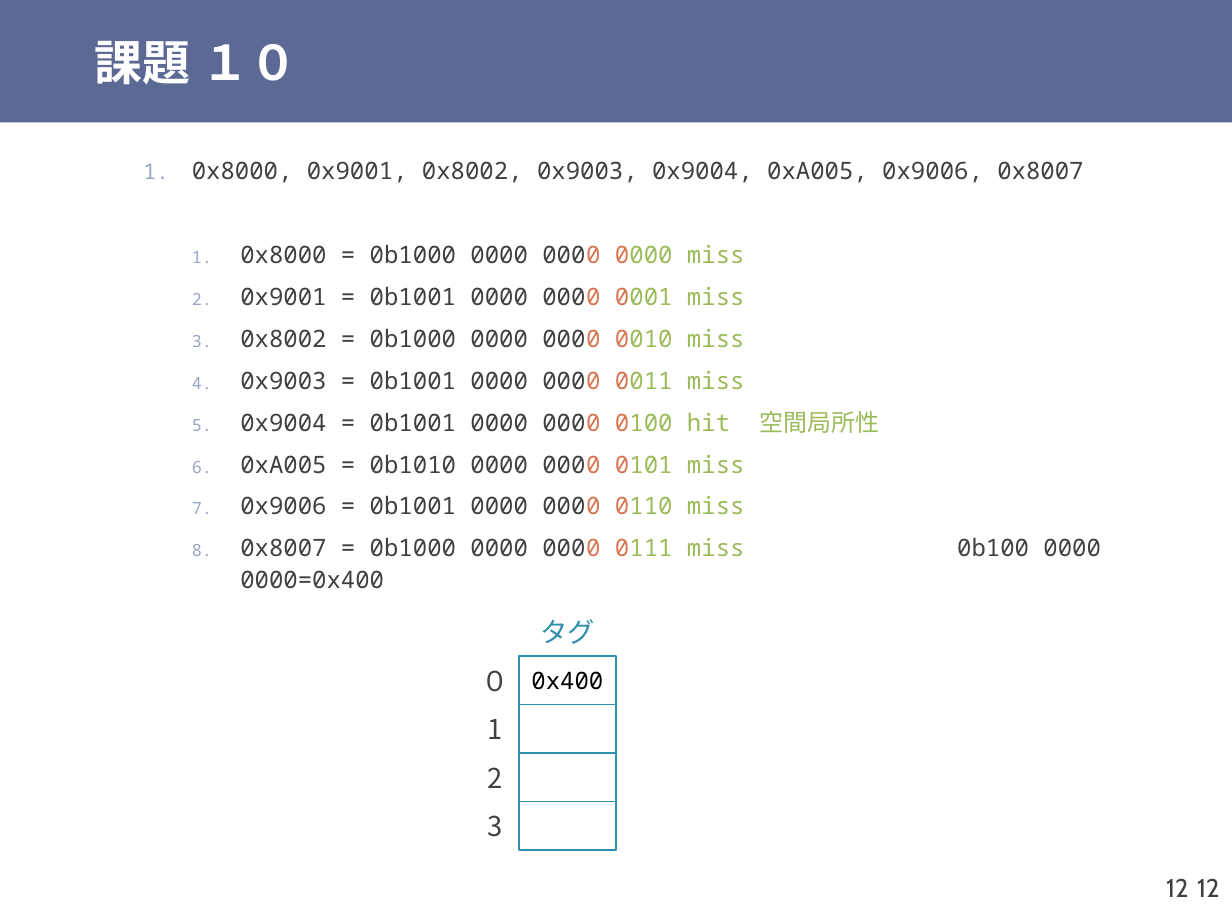
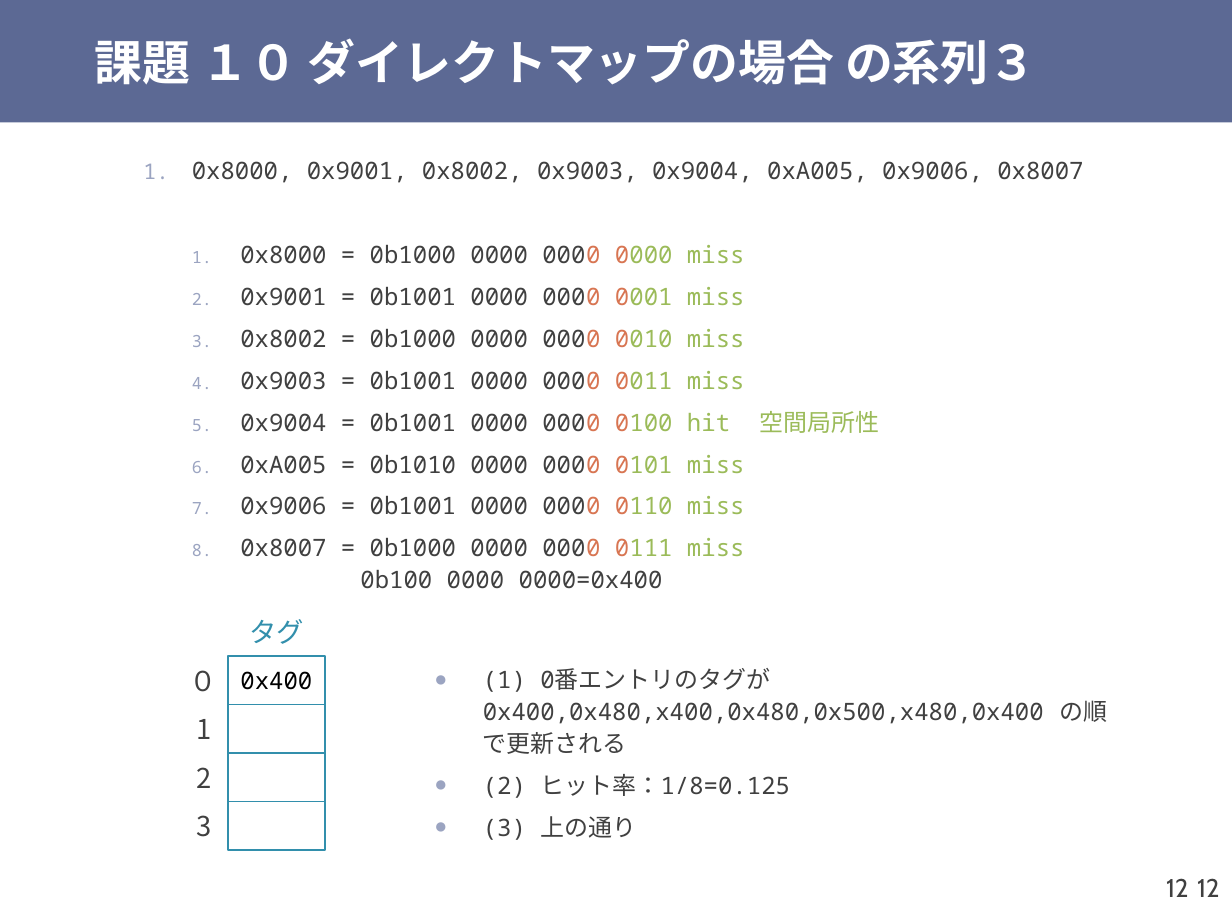
Before and after one commit to shioyadan/otya-computer-architecture-i, a slide deck: slide 12 of cai-shioya-11.pptx. Drawn at 1232x924 pixels with LibreOffice and Linux fonts; fonts in the diff are those of the drawing. Boxes give left, top, right and bottom in pixels: in the first picture for what was removed or moved away, otherwise in the second. Text is boxed around its words. In the diff, an @@ line names an element or a change of style, - is before the commit and + after.

```diff
--- a/cai-shioya-11.pptx
+++ b/cai-shioya-11.pptx
@@ title at [95, 38, 1036, 85]: text changed @@
-課題 １０
+課題 １０ ダイレクトマップの場合 の系列３
@@ text "0x8000, 0x9001, 0x8002, 0x9003, 0x9004, ..." rewrapped from [192, 161, 1101, 557] to [192, 161, 1083, 589] @@
@@ text added at [483, 671, 1107, 840], 14 pt, text #404040 @@
+  ● (1) 0番エントリのタグが0x400,0x480,x400,0x480,0x500,x480,0x400 の順で更新される
+  ● (2) ヒット率：1/8=0.125
+  ● (3) 上の通り
@@ 5 texts, 4 rectangles: place and size @@
-5 texts, 4 rectangles at [481, 619, 616, 850]
+5 texts, 4 rectangles at [190, 619, 325, 850]
```
Also in this commit, not shown: 7 other slides changed, 7 slides added, 6 other files.
